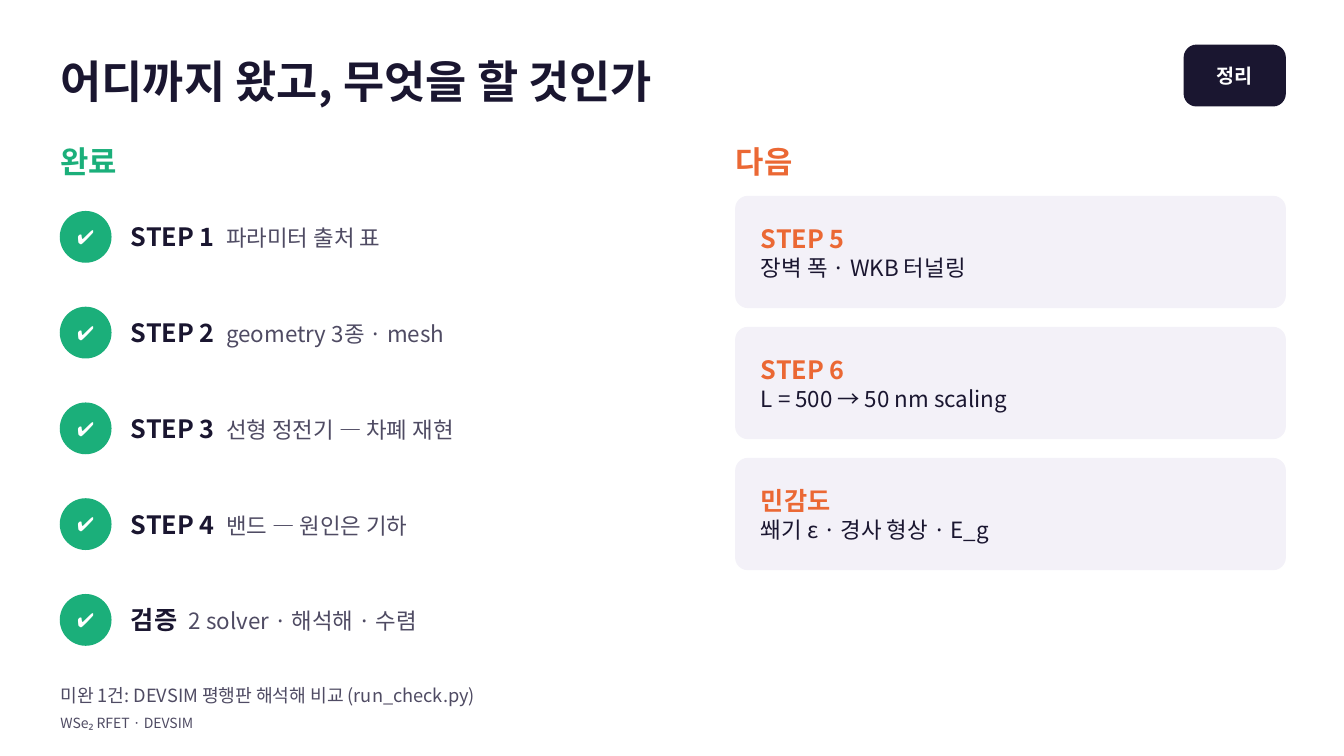
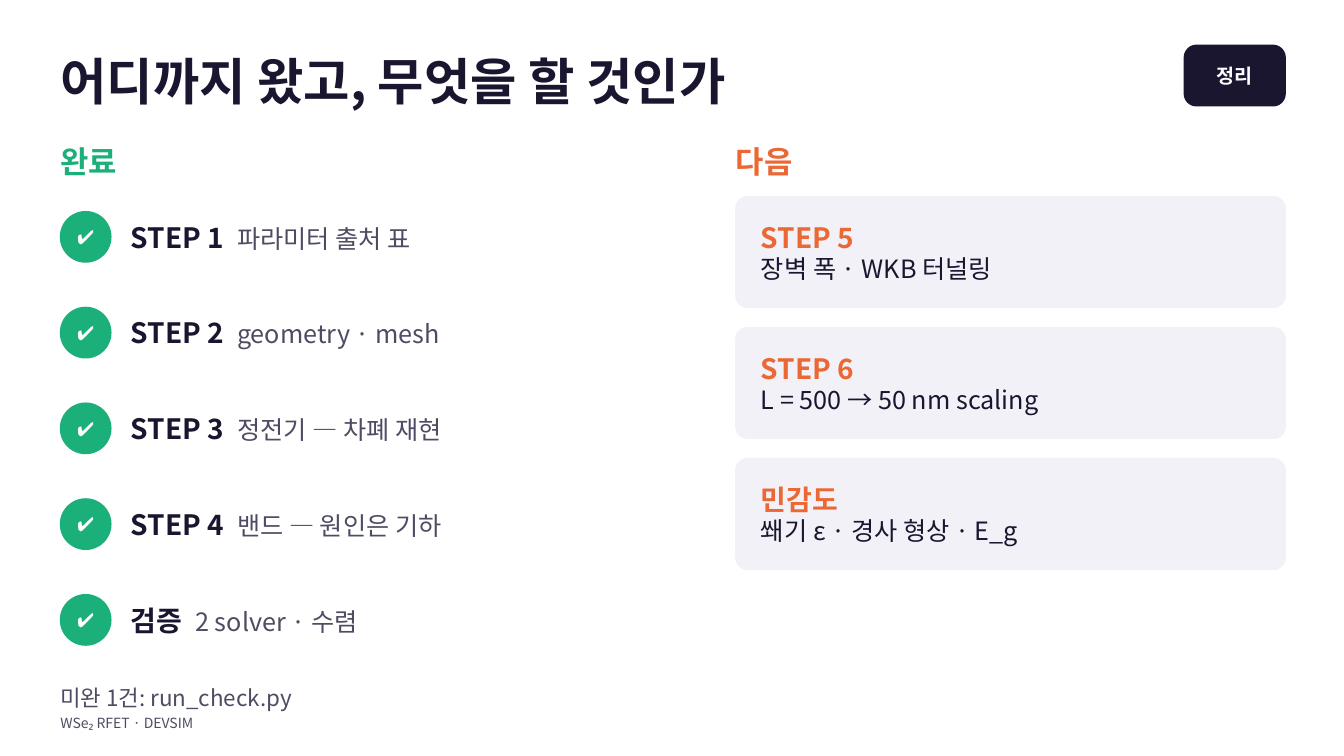
Before and after one commit to jiseonyang-9070/rfet, a slide deck: slide 17 of slides/WSe2_RFET_electrostatics.pptx. Drawn at 1344x756 pixels with LibreOffice and Linux fonts; fonts in the diff are those of the drawing. Boxes give left, top, right and bottom in pixels: in the first picture for what was removed or moved away, otherwise in the second. Text is boxed around its words. In the diff, an @@ line names an element or a change of style, - is before the commit and + after.

```diff
--- a/slides/WSe2_RFET_electrostatics.pptx
+++ b/slides/WSe2_RFET_electrostatics.pptx
@@ title "어디까지 왔고, 무엇을 할 것인가" at (60, 57, 725, 111): size 32 to 36 pt @@
@@ text "STEP 1 파라미터 출처 표" at (131, 227, 410, 250): size 18 to 20 pt in "STEP 1"; size 16 to 18 pt in "파라미터 출처 표" @@
@@ text "STEP 5" at (761, 227, 992, 280): size 18 to 20 pt in "STEP 5"; size 16 to 18 pt in "장벽 폭 · WKB 터널링" @@
@@ text at (131, 322, 440, 350): text changed; size 16 to 18 pt @@
-STEP 2 geometry 3종 · mesh
+STEP 2 geometry · mesh
@@ text "STEP 6" at (761, 358, 1038, 416): size 18 to 20 pt in "STEP 6"; size 16 to 18 pt in "L = 500 → 50 nm scaling" @@
@@ text at (131, 418, 441, 441): text changed; size 16 to 18 pt @@
-STEP 3 선형 정전기 — 차폐 재현
+STEP 3 정전기 — 차폐 재현
@@ text "민감도" at (761, 486, 1018, 547): size 18 to 20 pt in "민감도"; size 16 to 18 pt in "쐐기 ε · 경사 형상 · E_g" @@
@@ text "STEP 4 밴드 — 원인은 ..." at (131, 514, 441, 537): size 18 to 20 pt in "STEP 4"; size 16 to 18 pt in "밴드 — 원인은 기하" @@
@@ text at (131, 607, 357, 634): text changed; size 16 to 18 pt @@
-검증 2 solver · 해석해 · 수렴
+검증 2 solver · 수렴
@@ text at (60, 687, 292, 711): text changed; size 13 to 16 pt @@
-미완 1건: DEVSIM 평행판 해석해 비교 (run_check.py)
+미완 1건: run_check.py
```
Also in this commit, not shown: 17 other slides changed, 1 other file.
